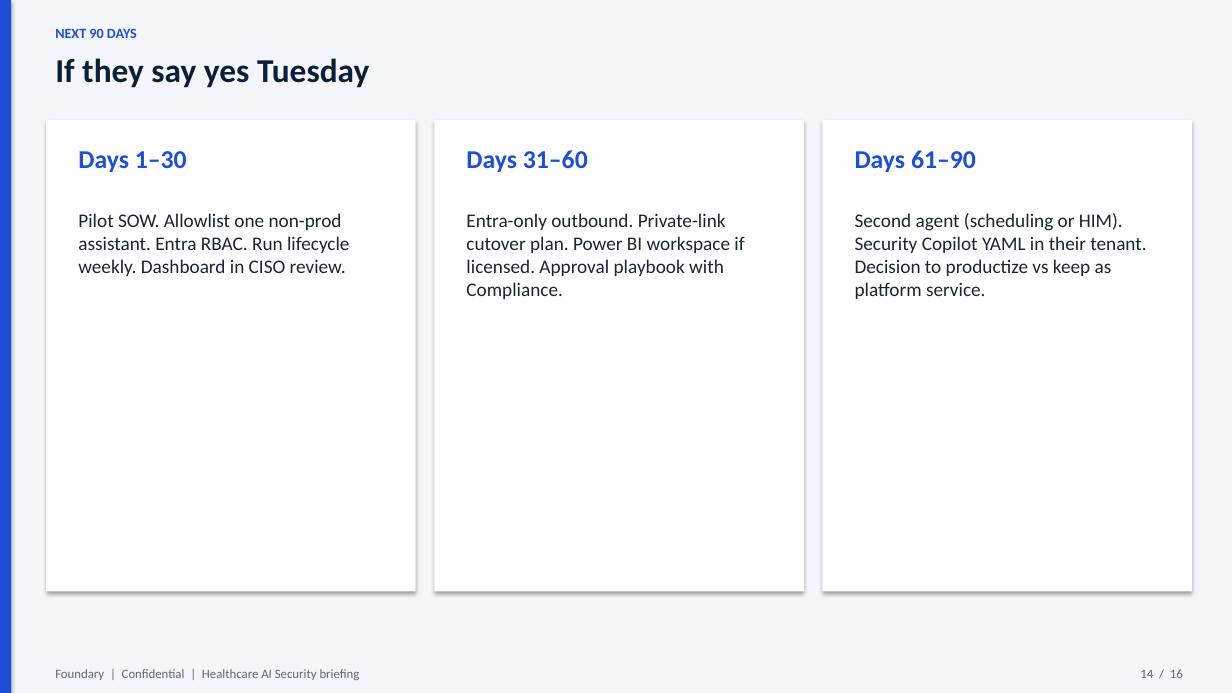
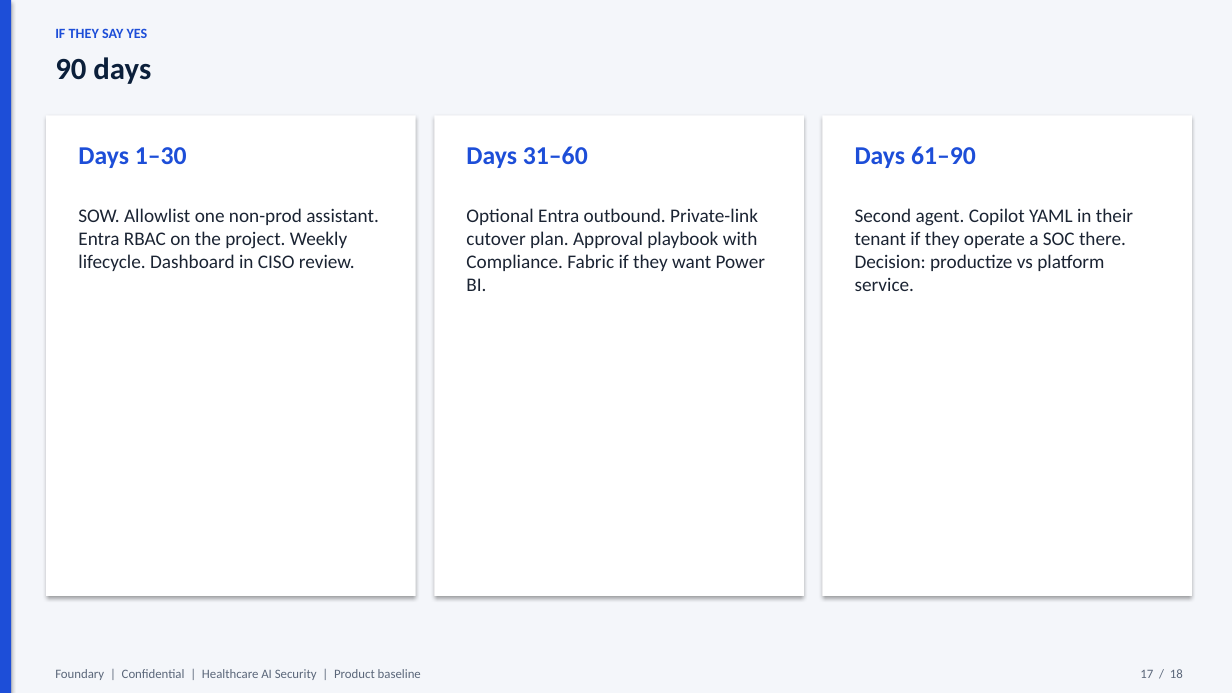
Before and after one commit to atulmishra84/Foundry-Baseline-Security-Agents, a slide deck: slide 17 of docs/Foundary-Healthcare-AI-Security-Brief.pptx (slide 14 before the commit). Drawn at 1232x693 pixels with LibreOffice and Linux fonts; fonts in the diff are those of the drawing. Boxes give left, top, right and bottom in pixels: in the first picture for what was removed or moved away, otherwise in the second. Text is boxed around its words. In the diff, an @@ line names an element or a change of style, - is before the commit and + after.

```diff
--- a/docs/Foundary-Healthcare-AI-Security-Brief.pptx
+++ b/docs/Foundary-Healthcare-AI-Security-Brief.pptx
@@ text at (55, 28, 148, 38): text changed; size 26 to 11 pt; text colour #0B1F3A to #1D4ED8 @@
-If they say yes Tuesday
+IF THEY SAY YES
@@ text at (55, 57, 151, 84): text changed; size 11 to 24 pt; text colour #1D4ED8 to #0B1F3A @@
-NEXT 90 DAYS
+90 days
@@ rectangle: place and size @@
-rectangle at (46, 120, 416, 592)
+rectangle at (46, 116, 416, 596)
@@ rectangle: place and size @@
-rectangle at (434, 120, 804, 592)
+rectangle at (434, 116, 804, 596)
@@ rectangle: place and size @@
-rectangle at (823, 120, 1192, 592)
+rectangle at (823, 116, 1192, 596)
@@ text "Days 1–30": place and size @@
-text "Days 1–30" at (78, 151, 187, 172)
+text "Days 1–30" at (78, 147, 187, 168)
@@ text "Days 31–60": place and size @@
-text "Days 31–60" at (466, 150, 588, 172)
+text "Days 31–60" at (466, 146, 588, 168)
@@ text "Days 61–90": place and size @@
-text "Days 61–90" at (855, 150, 976, 172)
+text "Days 61–90" at (855, 146, 976, 168)
@@ text at (78, 208, 379, 271): text changed @@
-Pilot SOW. Allowlist one non-prod assistant. Entra RBAC. Run lifecycle weekly. Dashboard in CISO review.
+SOW. Allowlist one non-prod assistant. Entra RBAC on the project. Weekly lifecycle. Dashboard in CISO review.
@@ text at (466, 208, 765, 291): text changed @@
-Entra-only outbound. Private-link cutover plan. Power BI workspace if licensed. Approval playbook with Compliance.
+Optional Entra outbound. Private-link cutover plan. Approval playbook with Compliance. Fabric if they want Power BI.
@@ text at (855, 208, 1133, 291): text changed @@
-Second agent (scheduling or HIM). Security Copilot YAML in their tenant. Decision to productize vs keep as platform service.
+Second agent. Copilot YAML in their tenant if they operate a SOC there. Decision: productize vs platform service.
@@ text at (55, 669, 421, 680): text changed @@
-Foundary | Confidential | Healthcare AI Security briefing
+Foundary | Confidential | Healthcare AI Security | Product baseline
@@ text at (1140, 669, 1183, 678): text changed @@
-14 / 16
+17 / 18
```
Also in this commit, not shown: 11 other slides changed, 6 slides added, 4 slides removed, 36 other files.
